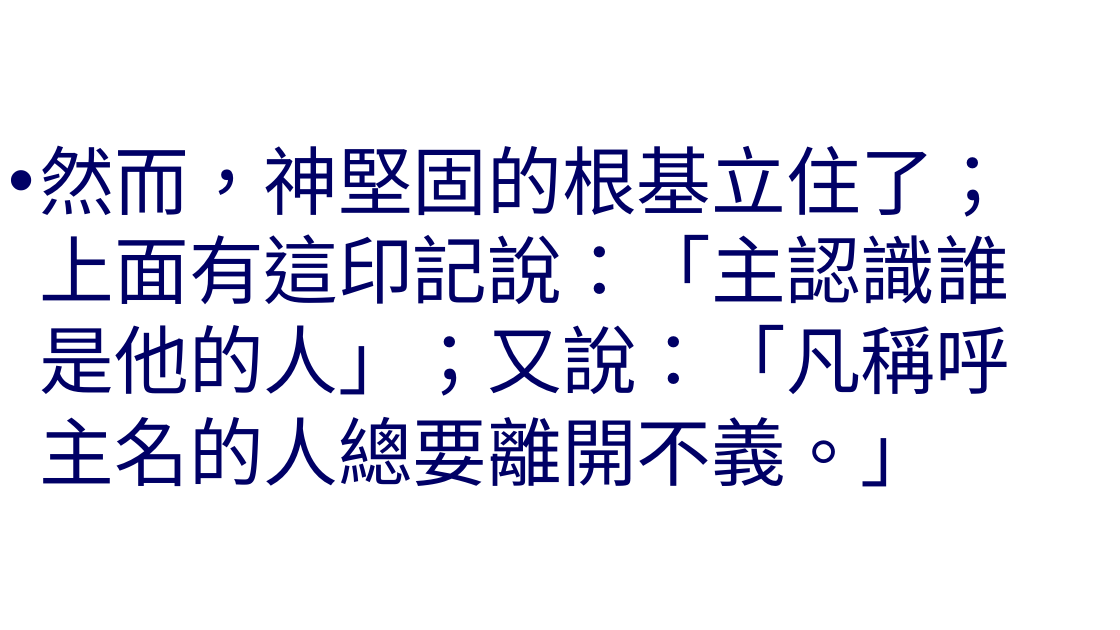
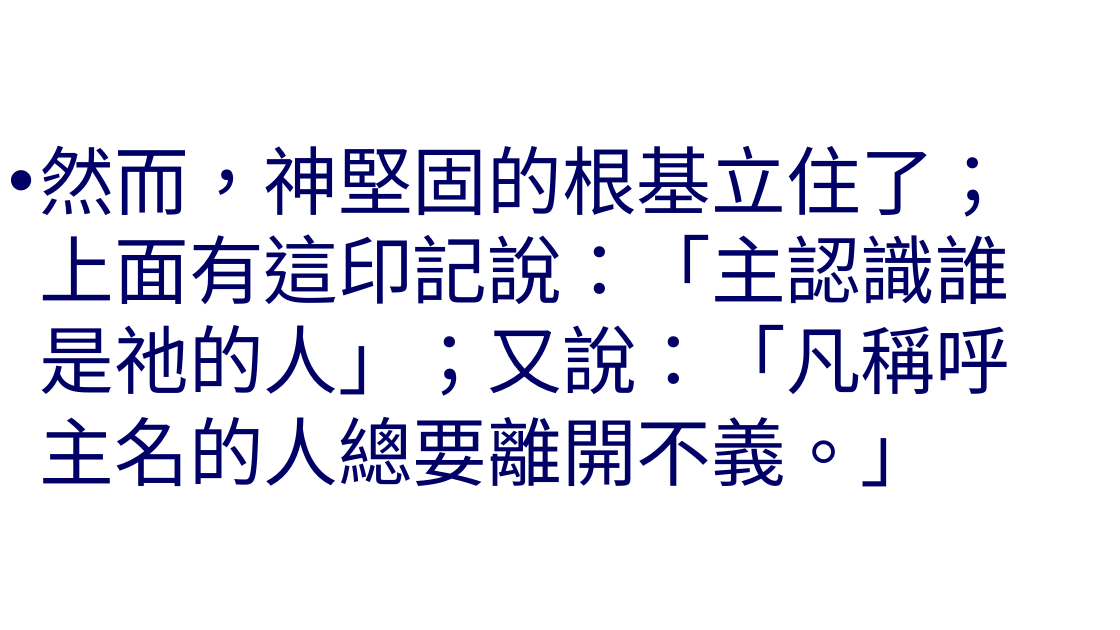
Before and after one commit to batisuoc/worship-resources, a slide deck: slide 7 of 32成為聖潔.pptx. Drawn at 1120x630 pixels with LibreOffice and Linux fonts; fonts in the diff are those of the drawing; background and template pictures are left out. Boxes give left, top, right and bottom in pixels: in the first picture for what was removed or moved away, otherwise in the second. Text is boxed around its words. In the diff, an @@ line names an element or a change of style, - is before the commit and + after.

```diff
--- a/32成為聖潔.pptx
+++ b/32成為聖潔.pptx
@@ text at (x1=40, y1=145, x2=1010, y2=487): text changed @@
-• 然而，神堅固的根基立住了；上面有這印記說：「主認識誰是他的人」；又說：「凡稱呼主名的人總要離開不義。」
+• 然而，神堅固的根基立住了；上面有這印記說：「主認識誰是祂的人」；又說：「凡稱呼主名的人總要離開不義。」
```
Also in this commit, not shown: 1 other slide changed.
